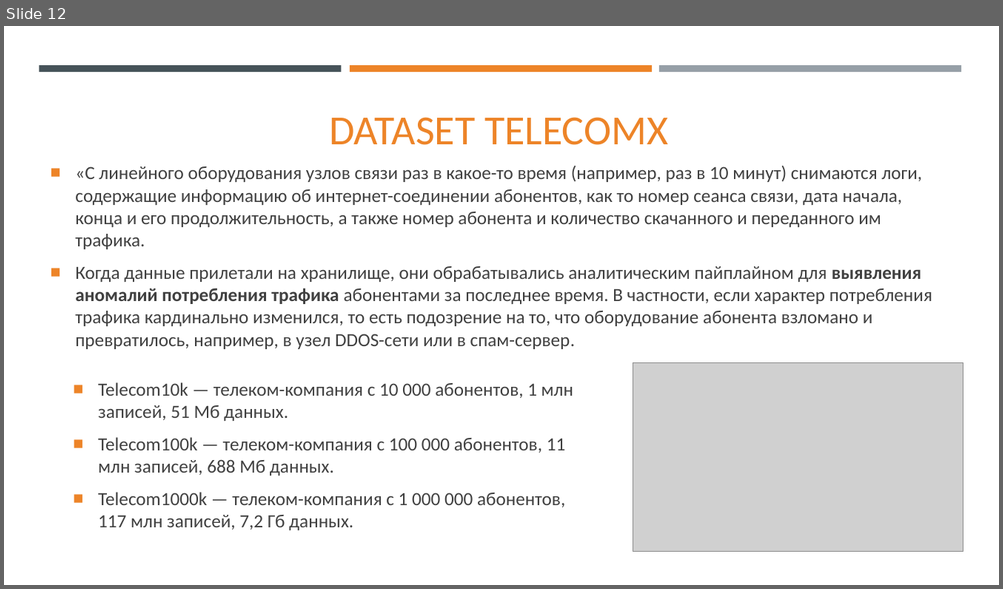
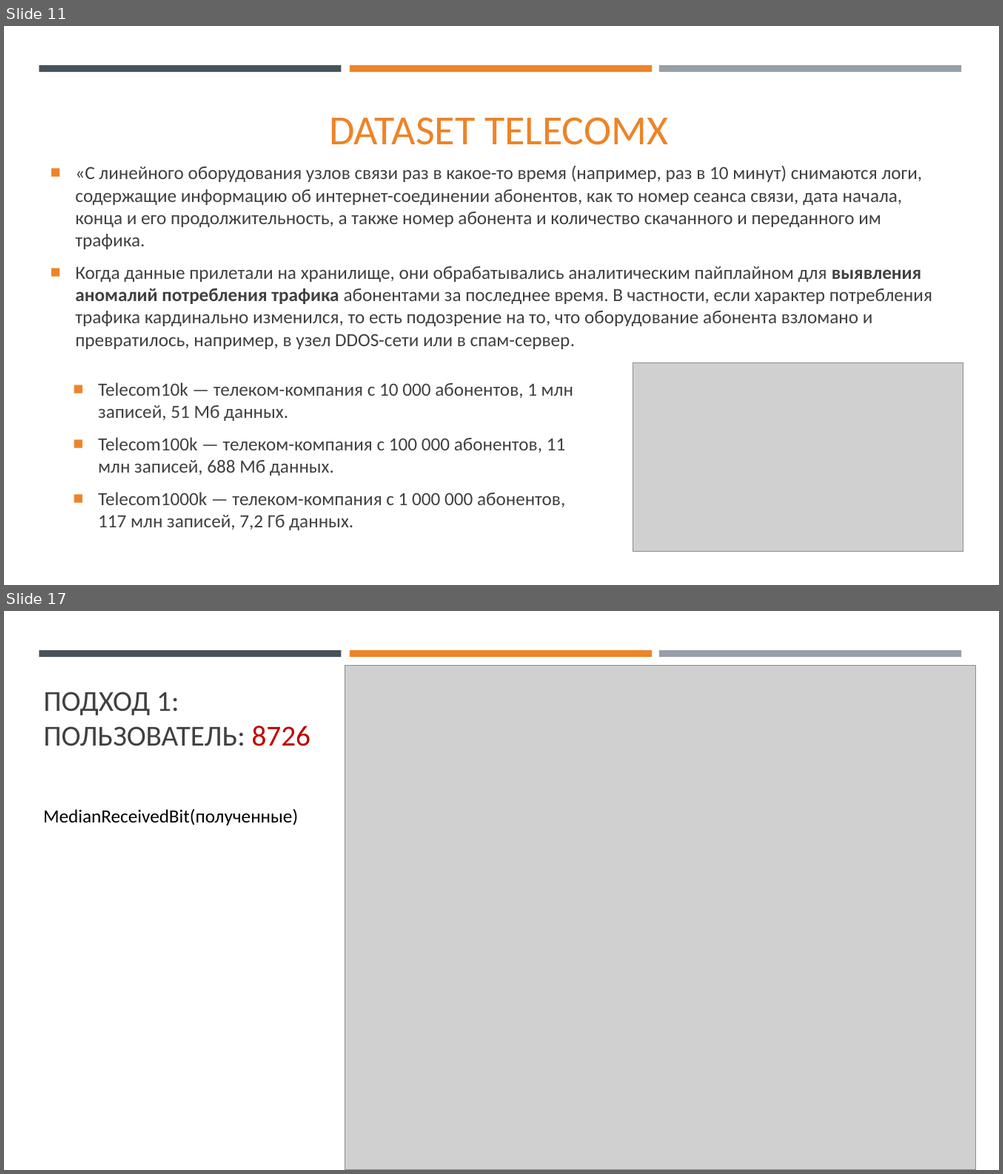
Before and after one commit to SkibaSAY/IPS_University, a slide deck: IPSLib/Documentation/Доклад для конференции/Доклад.pptx. Shown one above the other, each under a label of ours: slide 12 before the commit, slides 11 and 17 after it; the slides between them are not shown. The pictures are 1003x589 and 1003x1174 pixels, drawn with LibreOffice and Linux fonts; fonts in the diff are those of the drawing; grey boxes stand for pictures. Boxes give left, top, right and bottom in pixels: in the first picture for what was removed or moved away, otherwise in the second. Text is boxed around its words. In the diff, an @@ line names an element or a change of style, - is before the commit and + after.

```diff
--- a/IPSLib/Documentation/Доклад для конференции/Доклад.pptx
+++ b/IPSLib/Documentation/Доклад для конференции/Доклад.pptx
@@ slide 17 added at (4, 611, 999, 1170), background #FFFFFF; not listed: 3 template elements that a slide beside it also shows @@
@@ picture added at (345, 666, 976, 1170) @@
@@ title added at (43, 692, 310, 746), 28 pt, text #404040 @@
+ПОДХОД 1:
+ПОЛЬЗОВАТЕЛЬ: 8726
@@ text added at (43, 809, 298, 826), 18 pt, text #000000 @@
+MedianReceivedBit(полученные)
@@ what was slide 12 is now slide 11 @@
```
Also in this commit, not shown: 2 slides changed, 9 other slides added, 8 slides removed, 4 other files.
